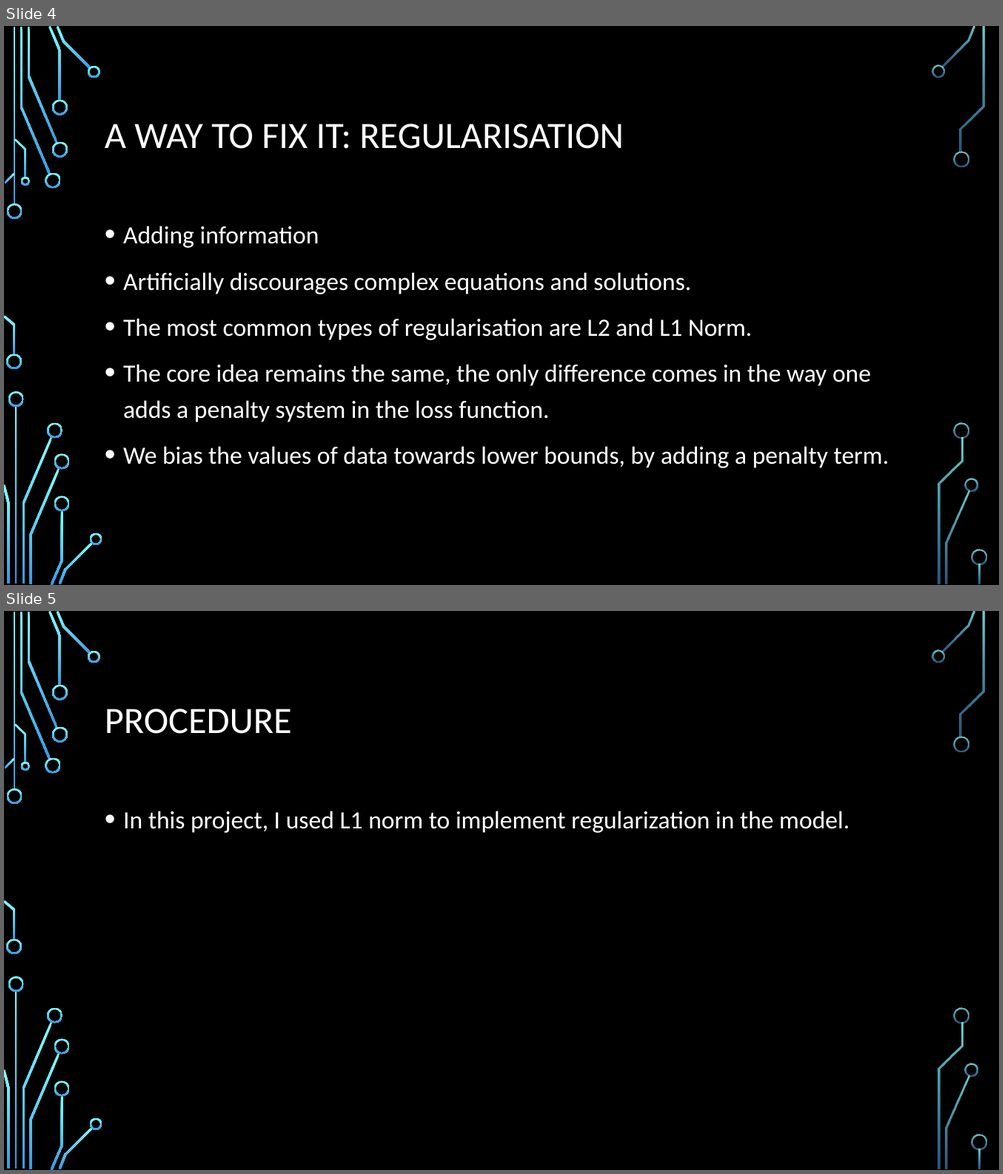
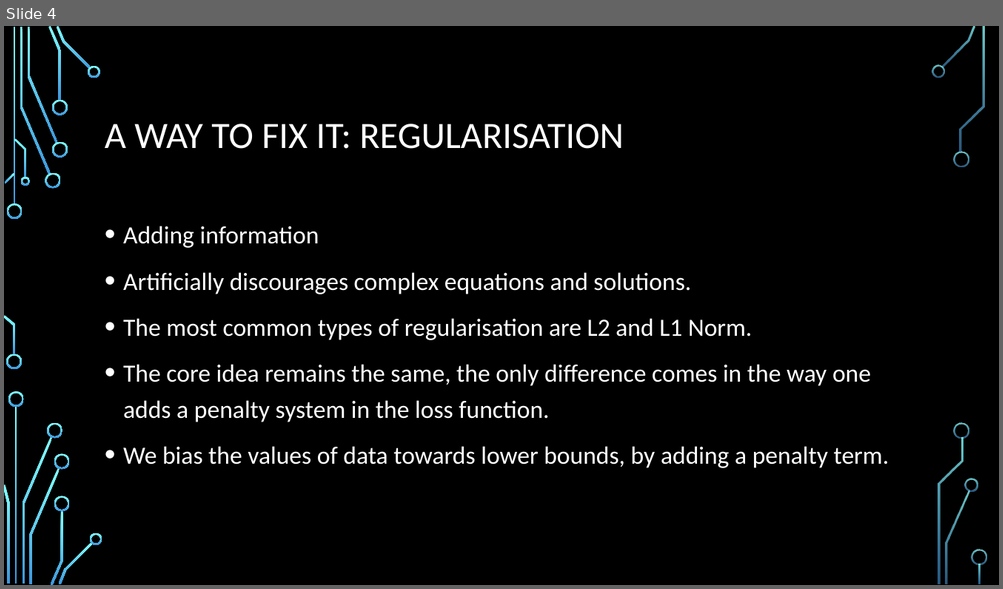
Before and after one commit to Prakhar-Saxena/CollegeAssignments, a slide deck: CS383/honours/presentation.pptx. Shown one above the other, each under a label of ours: slides 4 and 5 before the commit, slide 4 after it. The pictures are 1003x1174 and 1003x589 pixels, drawn with LibreOffice and Linux fonts; fonts in the diff are those of the drawing; background and template pictures are left out. Boxes give left, top, right and bottom in pixels: in the first picture for what was removed or moved away, otherwise in the second. Text is boxed around its words. In the diff, an @@ line names an element or a change of style, - is before the commit and + after.

```diff
--- a/CS383/honours/presentation.pptx
+++ b/CS383/honours/presentation.pptx
@@ slide 5 removed at (4, 611, 999, 1170), background picture (left out); not listed: 36 template elements that a slide beside it also shows @@
@@ title removed at (105, 709, 292, 734) @@
-PROCEDURE
@@ text removed at (123, 811, 849, 833) @@
-• In this project, I used L1 norm to implement regularization in the model.
```
Also in this commit, not shown: 1 slide added, 1 other slide removed, 4 other files.
